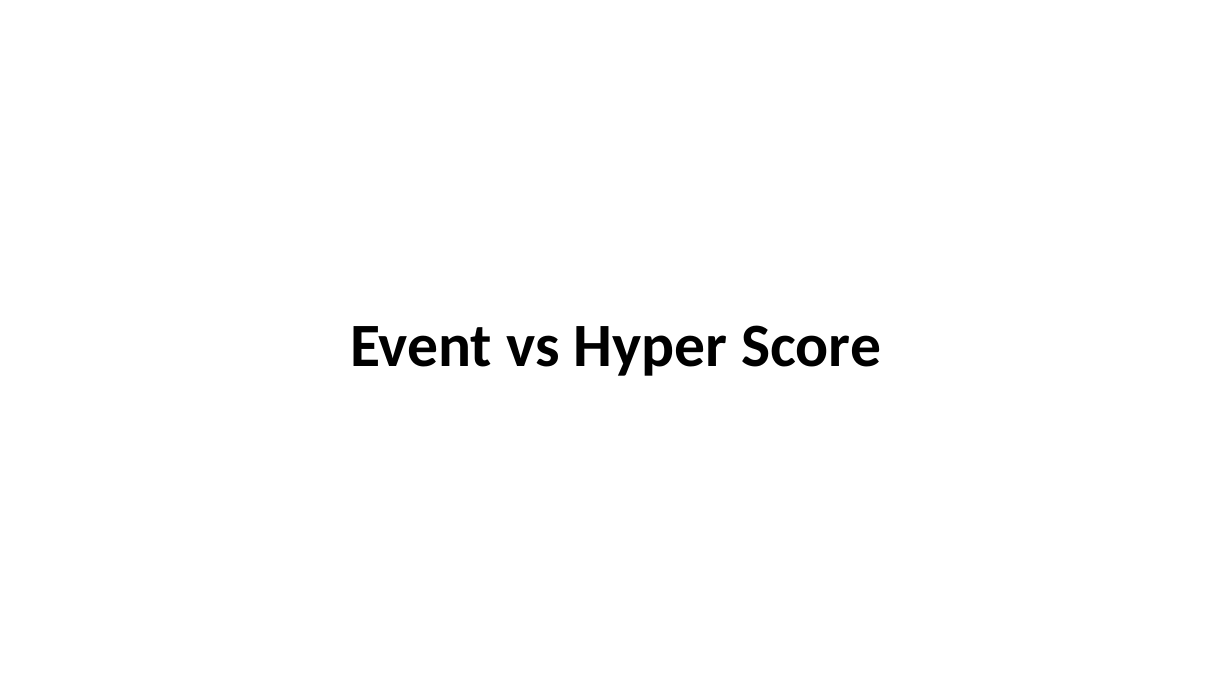
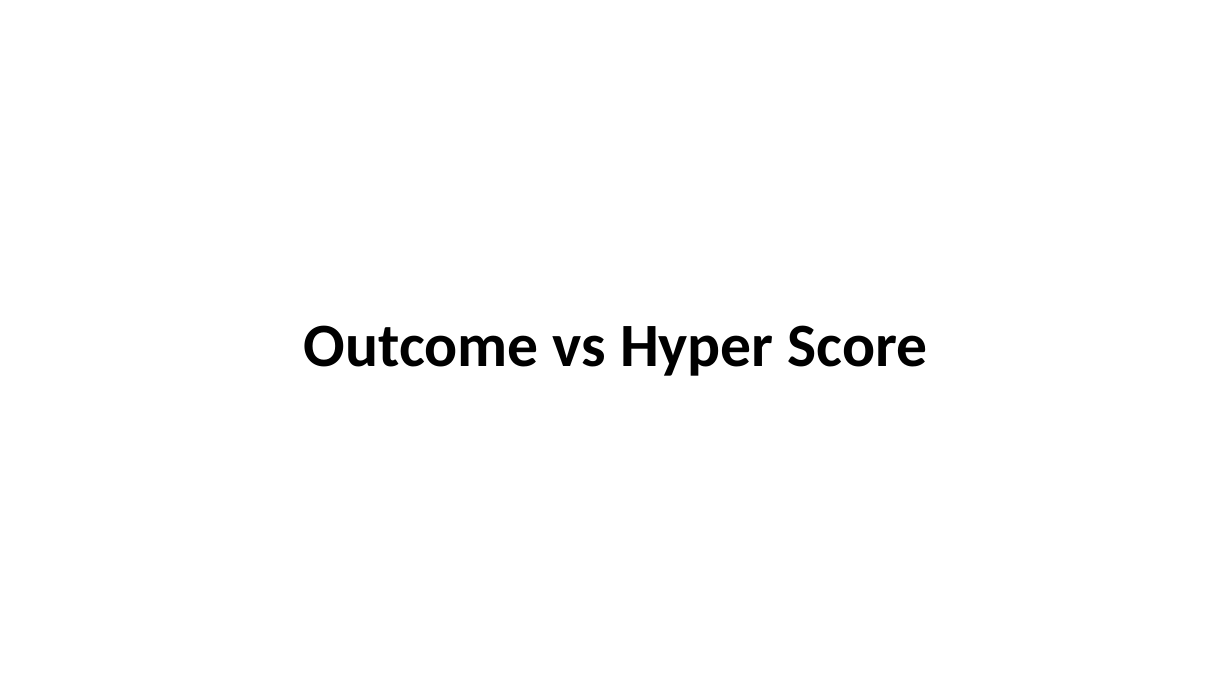
Before and after one commit to zhaohanxiong/OxfordCVM, a slide deck: slide 16 of resources/job_results2.pptx (slide 7 before the commit). Drawn at 1232x693 pixels with LibreOffice and Linux fonts; fonts in the diff are those of the drawing. Boxes give left, top, right and bottom in pixels: in the first picture for what was removed or moved away, otherwise in the second. Text is boxed around its words. In the diff, an @@ line names an element or a change of style, - is before the commit and + after.

Commit message:
updated ppt

```diff
--- a/resources/job_results2.pptx
+++ b/resources/job_results2.pptx
@@ text at (304, 325, 928, 376): text changed @@
-Event vs Hyper Score
+Outcome vs Hyper Score
```
Also in this commit, not shown: 15 slides added, 4 slides removed.
